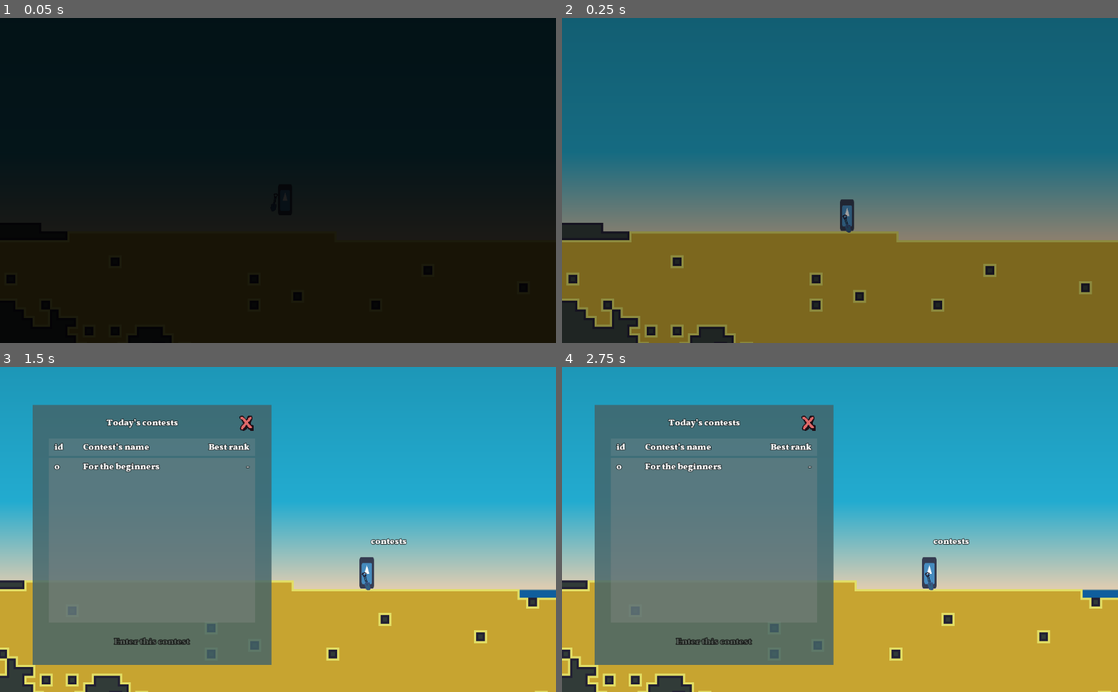
Above: before the commit, frames 1-4 (two rows, left to right).
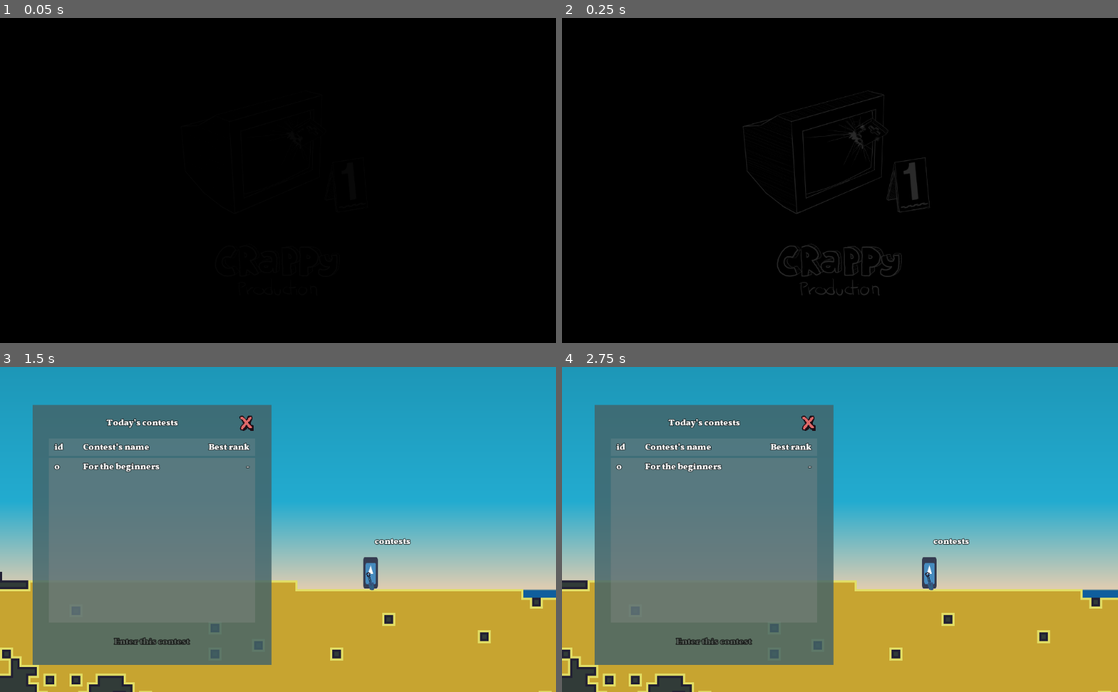
Above: after the commit, the same moments.

Repository: Eptwalabha/ld48
Game: Godot game, scene res://scenes/splash-screen/SplashScreen.tscn
The game is run twice, just before and just after one commit, with the same random seed, the same clock (stepped at 60 frames per second) and the same inputs. The engine's default icon, where the game draws it, is replaced by a stand-in: a white triangle on a blue panel in a dark square.
Inputs (mouse positions are in pixels of both pictures, inside the frame that each line leads up to):
- Up to frame 1 (0.05 s): no input
- Up to frame 2 (0.25 s): no input
- Up to frame 3 (1.5 s): tap Enter (ui_accept) at 0.5 s; move the mouse to (400, 513) at 0.52 s; hold Right (move_right) 0.53-1.25 s; tap E (action) at 0.6 s; click (400, 513) at 0.67 s; tap Space (move_jump) at 0.77 s; drag from (166, 545) to (405, 562) at 1.27 s
- Up to frame 4 (2.75 s): move the mouse to (895, 458) at 2.02 s; hold Left (move_left) from 2.03 s (still down); tap Mouse wheel up (action_next_tool) at 2.1 s; tap E (action) at 2.3 s

The runs differ from the first frame. In frame 1, 24% of the frame differs, in the area x 0-100%, y 27-100%; in frame 2, 100%, in the area x 0-100%, y 0-100%; in frame 3, 1.5%; in frame 4, nothing differs.

Commit message:
add menu to quit game

Diff:
--- a/assets/translations/ld48.csv
+++ b/assets/translations/ld48.csv
@@ -45,3 +45,9 @@
 contest_name_3	Are you diggin’ son?
 contest_name_4
 contest_name_5
+yes	YES
+no	NO
+warning	Warning
+quit_the_game	You’re about to quit the game.\nAre you sure?
+quit	Yes, quit
+cancel	Cancel
--- a/project.godot
+++ b/project.godot
@@ -93,6 +93,11 @@
 "class": "UIMenu",
 "language": "GDScript",
 "path": "res://scenes/ui/UIMenu.gd"
+}, {
+"base": "Control",
+"class": "UIQuitGame",
+"language": "GDScript",
+"path": "res://scenes/ui/QuitGame.gd"
 }, {
 "base": "Control",
 "class": "UITool",
@@ -117,6 +122,7 @@
 "PlayerTool": "",
 "Shovel": "",
 "UIMenu": "",
+"UIQuitGame": "",
 "UITool": ""
 }
 
--- a/scenes/game-autoload.gd
+++ b/scenes/game-autoload.gd
@@ -1,7 +1,7 @@
 extends Node
 
-var DEBUG = true
-var MAX_EXPLOSIVE = 5
+var DEBUG = false
+var MAX_EXPLOSIVE = 6
 
 enum BLOCK_TYPE {
 	SAND = 6,
@@ -97,12 +97,12 @@
 
 
 var contests = [
-	{ "duration": 0.5,	"price": [200, 100, 50],	"results": [4, 8],		"podium": -1,	"best": 0 },
-	{ "duration": 1.0,	"price": [500, 200, 100],	"results": [6, 10],		"podium": -1,	"best": 0 },
-	{ "duration": 2.0,	"price": [500, 200, 100],	"results": [10, 20],	"podium": -1,	"best": 0 },
-	{ "duration": 1.0,	"price": [800, 400, 200],	"results": [10, 20],	"podium": -1,	"best": 0 },
-	{ "duration": 1.5,	"price": [1500, 1000, 400],	"results": [20, 30],	"podium": -1,	"best": 0 },
-	{ "duration": 3,	"price": [3000, 2000, 1000],	"results": [30, 50],	"podium": -1,	"best": 0 },
+	{ "duration": 0.5,	"price": [50, 30, 10],	"results": [4, 8],		"podium": -1,	"best": 0 },
+	{ "duration": 1.0,	"price": [80, 50, 20],	"results": [10, 14],		"podium": -1,	"best": 0 },
+	{ "duration": 1.0,	"price": [120, 70, 30],	"results": [14, 20],	"podium": -1,	"best": 0 },
+	{ "duration": 1.0,	"price": [200, 80, 40],	"results": [20, 35],	"podium": -1,	"best": 0 },
+	{ "duration": 1.5,	"price": [300, 100, 50],	"results": [35, 50],	"podium": -1,	"best": 0 },
+	{ "duration": 2,	"price": [500, 200, 100],	"results": [50, 70],	"podium": -1,	"best": 0 },
 ]
 
 var current_contest = null if !DEBUG else contests[0]
--- a/scenes/levels/Level.gd
+++ b/scenes/levels/Level.gd
@@ -6,14 +6,15 @@
 signal fadeout_end
 
 export(bool) var can_use_tools = false
-
 onready var camera := $Camera2D
 onready var player := $Player as Player
 onready var camera_target := $Player
-
 onready var start = $Start
 
+var in_menu: bool = false
+
 func _ready():
+	$CanvasLayer/UIQuitGame.hide()
 	$CanvasLayer/ColorRect.color.a = 1.0
 	camera.current = true
 	player.global_position = $Start.global_position
@@ -29,8 +30,12 @@
 	camera.limit_bottom = bottom
 
 func _process(delta: float) -> void:
-	if GameAutoload.DEBUG and Input.is_action_just_pressed("ui_cancel"):
-		get_tree().quit()
+	if Input.is_action_just_pressed("ui_cancel"):
+		if !in_menu:
+			if GameAutoload.DEBUG:
+				get_tree().quit()
+			else:
+				$CanvasLayer/UIQuitGame.show()
 	update_camera()
 	if player.can_move:
 		player.process(delta)
@@ -40,3 +45,6 @@
 
 func fade(fadein: bool) -> void:
 	$CanvasLayer/AnimationPlayer.play("fade-in" if fadein else "fade-out")
+
+func _on_UIQuitGame_quit_game():
+	get_tree().quit()
--- a/scenes/levels/Level.tscn
+++ b/scenes/levels/Level.tscn
@@ -1,7 +1,8 @@
-[gd_scene load_steps=7 format=2]
+[gd_scene load_steps=8 format=2]
 
 [ext_resource path="res://scenes/levels/Level.gd" type="Script" id=1]
 [ext_resource path="res://scenes/player/Player.tscn" type="PackedScene" id=2]
+[ext_resource path="res://scenes/ui/QuitGame.tscn" type="PackedScene" id=3]
 
 [sub_resource type="Gradient" id=1]
 offsets = PoolRealArray( 0.0239044, 0.163347, 0.864542 )
@@ -104,3 +105,7 @@
 [node name="AnimationPlayer" type="AnimationPlayer" parent="CanvasLayer"]
 anims/fade-in = SubResource( 3 )
 anims/fade-out = SubResource( 4 )
+
+[node name="UIQuitGame" parent="CanvasLayer" instance=ExtResource( 3 )]
+
+[connection signal="quit_game" from="CanvasLayer/UIQuitGame" to="." method="_on_UIQuitGame_quit_game"]
--- a/scenes/levels/map/HubLevel.gd
+++ b/scenes/levels/map/HubLevel.gd
@@ -44,6 +44,7 @@
 	set_player_control(false)
 	camera_target = $Shop/CameraFocus
 	$CanvasLayer/MenuShop.open()
+	in_menu = true
 
 func on_contest_interact() -> void:
 	show_interact(false)
@@ -51,19 +52,21 @@
 	set_player_control(false)
 	camera_target = $Contest/CameraFocus
 	$CanvasLayer/MenuContest.open()
+	in_menu = true
 
 func _on_MenuShop_close_menu():
 	show_interact(true)
 	current_state = HUB_STATE.PLAYING
 	set_player_control(true)
 	camera_target = $Player
+	in_menu = false
 
 func _on_MenuContest_close_menu():
 	show_interact(true)
 	current_state = HUB_STATE.PLAYING
 	set_player_control(true)
 	camera_target = $Player
-
+	in_menu = false
 
 func _on_MenuContest_enter_contest(id):
 	if GameAutoload.can_contest(id):
--- a/scenes/player/Player.gd
+++ b/scenes/player/Player.gd
@@ -217,7 +217,7 @@
 	change_tool(available_tools[i])
 
 func change_tool(next_tool_type: int) -> void:
-	if next_tool_type == current_tool.type:
+	if current_tool and next_tool_type == current_tool.type:
 		return
 	match next_tool_type:
 		GameAutoload.TOOL_TYPE.SHOVEL:
--- a/scenes/ui/MenuShop.tscn
+++ b/scenes/ui/MenuShop.tscn
@@ -29,7 +29,7 @@
 }
 
 [node name="Name" type="Label" parent="Dialog/Item"]
-margin_right = 300.0
+margin_right = 332.0
 margin_bottom = 32.0
 rect_min_size = Vector2( 0, 32 )
 align = 2
@@ -37,7 +37,7 @@
 
 [node name="Description" type="Label" parent="Dialog/Item"]
 margin_top = 37.0
-margin_right = 300.0
+margin_right = 332.0
 margin_bottom = 69.0
 rect_min_size = Vector2( 0, 32 )
 align = 2
@@ -45,7 +45,7 @@
 
 [node name="Price" type="Label" parent="Dialog/Item"]
 margin_top = 74.0
-margin_right = 300.0
+margin_right = 332.0
 margin_bottom = 106.0
 rect_min_size = Vector2( 0, 32 )
 align = 2
@@ -195,9 +195,9 @@
 }
 
 [node name="BASIC" type="Button" parent="MarginContainer/CenterContainer/Control/Control/MarginContainer/VBoxContainer/Shovels/HBoxContainer"]
-margin_left = 51.0
-margin_top = 24.0
-margin_right = 105.0
+margin_left = 46.0
+margin_top = 24.0
+margin_right = 111.0
 margin_bottom = 56.0
 rect_min_size = Vector2( 32, 32 )
 size_flags_horizontal = 6
@@ -256,9 +256,9 @@
 }
 
 [node name="BASIC" type="Button" parent="MarginContainer/CenterContainer/Control/Control/MarginContainer/VBoxContainer/Buckets/HBoxContainer"]
-margin_left = 51.0
-margin_top = 24.0
-margin_right = 106.0
+margin_left = 45.0
+margin_top = 24.0
+margin_right = 111.0
 margin_bottom = 56.0
 rect_min_size = Vector2( 32, 32 )
 size_flags_horizontal = 6
@@ -303,9 +303,9 @@
 }
 
 [node name="BASIC" type="Button" parent="MarginContainer/CenterContainer/Control/Control/MarginContainer/VBoxContainer/Explosives/HBoxContainer"]
-margin_left = 45.0
-margin_top = 24.0
-margin_right = 111.0
+margin_left = 39.0
+margin_top = 24.0
+margin_right = 118.0
 margin_bottom = 56.0
 rect_min_size = Vector2( 32, 32 )
 size_flags_horizontal = 6
@@ -325,9 +325,9 @@
 text = "x5"
 
 [node name="SUPER" type="Button" parent="MarginContainer/CenterContainer/Control/Control/MarginContainer/VBoxContainer/Explosives/HBoxContainer"]
-margin_left = 383.0
-margin_top = 24.0
-margin_right = 418.0
+margin_left = 381.0
+margin_top = 24.0
+margin_right = 420.0
 margin_bottom = 56.0
 rect_min_size = Vector2( 32, 32 )
 size_flags_horizontal = 6
@@ -349,9 +349,9 @@
 alignment = 1
 
 [node name="Buy" type="Button" parent="MarginContainer/CenterContainer/Control/HBoxContainer"]
-margin_left = 179.0
+margin_left = 159.0
 margin_top = 16.0
-margin_right = 321.0
+margin_right = 341.0
 margin_bottom = 48.0
 rect_min_size = Vector2( 0, 32 )
 size_flags_vertical = 4
--- /dev/null
+++ b/scenes/ui/QuitGame.gd
@@ -0,0 +1,14 @@
+class_name UIQuitGame extends Control
+
+signal quit_game
+
+
+func _on_Quit_pressed():
+	emit_signal("quit_game")
+
+
+func _on_Cancel_pressed():
+	hide()
+
+func _on_Close_pressed():
+	hide()
--- /dev/null
+++ b/scenes/ui/QuitGame.tscn
@@ -0,0 +1,128 @@
+[gd_scene load_steps=3 format=2]
+
+[ext_resource path="res://assets/images/menu.png" type="Texture" id=1]
+[ext_resource path="res://scenes/ui/QuitGame.gd" type="Script" id=2]
+
+[node name="UIQuitGame" type="Control"]
+anchor_right = 1.0
+anchor_bottom = 1.0
+script = ExtResource( 2 )
+__meta__ = {
+"_edit_use_anchors_": false
+}
+
+[node name="Control" type="Control" parent="."]
+anchor_left = 0.5
+anchor_top = 0.5
+anchor_right = 0.5
+anchor_bottom = 0.5
+margin_left = -203.5
+margin_top = -110.0
+margin_right = 203.5
+margin_bottom = 110.0
+__meta__ = {
+"_edit_use_anchors_": false
+}
+
+[node name="ColorRect" type="ColorRect" parent="Control"]
+anchor_right = 1.0
+anchor_bottom = 1.0
+color = Color( 0.345098, 0.345098, 0.345098, 0.627451 )
+__meta__ = {
+"_edit_use_anchors_": false
+}
+
+[node name="MarginContainer" type="MarginContainer" parent="Control"]
+anchor_right = 1.0
+anchor_bottom = 1.0
+custom_constants/margin_right = 20
+custom_constants/margin_top = 20
+custom_constants/margin_left = 20
+custom_constants/margin_bottom = 20
+__meta__ = {
+"_edit_use_anchors_": false
+}
+
+[node name="VBoxContainer" type="VBoxContainer" parent="Control/MarginContainer"]
+margin_left = 20.0
+margin_top = 20.0
+margin_right = 387.0
+margin_bottom = 200.0
+
+[node name="HBoxContainer2" type="HBoxContainer" parent="Control/MarginContainer/VBoxContainer"]
+margin_right = 367.0
+margin_bottom = 48.0
+__meta__ = {
+"_edit_use_anchors_": false
+}
+
+[node name="Label" type="Label" parent="Control/MarginContainer/VBoxContainer/HBoxContainer2"]
+margin_right = 331.0
+margin_bottom = 48.0
+rect_min_size = Vector2( 0, 48 )
+size_flags_horizontal = 3
+text = "warning"
+align = 1
+valign = 1
+
+[node name="Close" type="Button" parent="Control/MarginContainer/VBoxContainer/HBoxContainer2"]
+margin_left = 335.0
+margin_top = 8.0
+margin_right = 367.0
+margin_bottom = 40.0
+rect_min_size = Vector2( 32, 32 )
+size_flags_horizontal = 0
+size_flags_vertical = 4
+flat = true
+
+[node name="Close" type="Sprite" parent="Control/MarginContainer/VBoxContainer/HBoxContainer2/Close"]
+modulate = Color( 0.882353, 0.415686, 0.415686, 1 )
+position = Vector2( 16, 16 )
+scale = Vector2( 0.7, 0.7 )
+texture = ExtResource( 1 )
+region_enabled = true
+region_rect = Rect2( 97.2634, 13.194, 39.816, 41.5224 )
+
+[node name="Control" type="CenterContainer" parent="Control/MarginContainer/VBoxContainer"]
+margin_top = 52.0
+margin_right = 367.0
+margin_bottom = 144.0
+size_flags_vertical = 3
+
+[node name="Label" type="Label" parent="Control/MarginContainer/VBoxContainer/Control"]
+margin_left = 123.0
+margin_top = 34.0
+margin_right = 243.0
+margin_bottom = 58.0
+text = "quit_the_game"
+align = 1
+
+[node name="HBoxContainer" type="HBoxContainer" parent="Control/MarginContainer/VBoxContainer"]
+margin_top = 148.0
+margin_right = 367.0
+margin_bottom = 180.0
+alignment = 1
+
+[node name="Quit" type="Button" parent="Control/MarginContainer/VBoxContainer/HBoxContainer"]
+margin_left = 40.0
+margin_right = 140.0
+margin_bottom = 32.0
+rect_min_size = Vector2( 100, 32 )
+size_flags_horizontal = 6
+size_flags_vertical = 4
+text = "quit"
+flat = true
+
+[node name="Cancel" type="Button" parent="Control/MarginContainer/VBoxContainer/HBoxContainer"]
+margin_left = 226.0
+margin_right = 326.0
+margin_bottom = 32.0
+rect_min_size = Vector2( 100, 32 )
+size_flags_horizontal = 6
+size_flags_vertical = 4
+text = "cancel"
+flat = true
+
+[connection signal="pressed" from="Control/MarginContainer/VBoxContainer/HBoxContainer2/Close" to="." method="_on_Close_pressed"]
+[connection signal="pressed" from="Control/MarginContainer/VBoxContainer/HBoxContainer/Quit" to="." method="_on_Quit_pressed"]
+[connection signal="pressed" from="Control/MarginContainer/VBoxContainer/HBoxContainer/Cancel" to="." method="_on_Cancel_pressed"]
